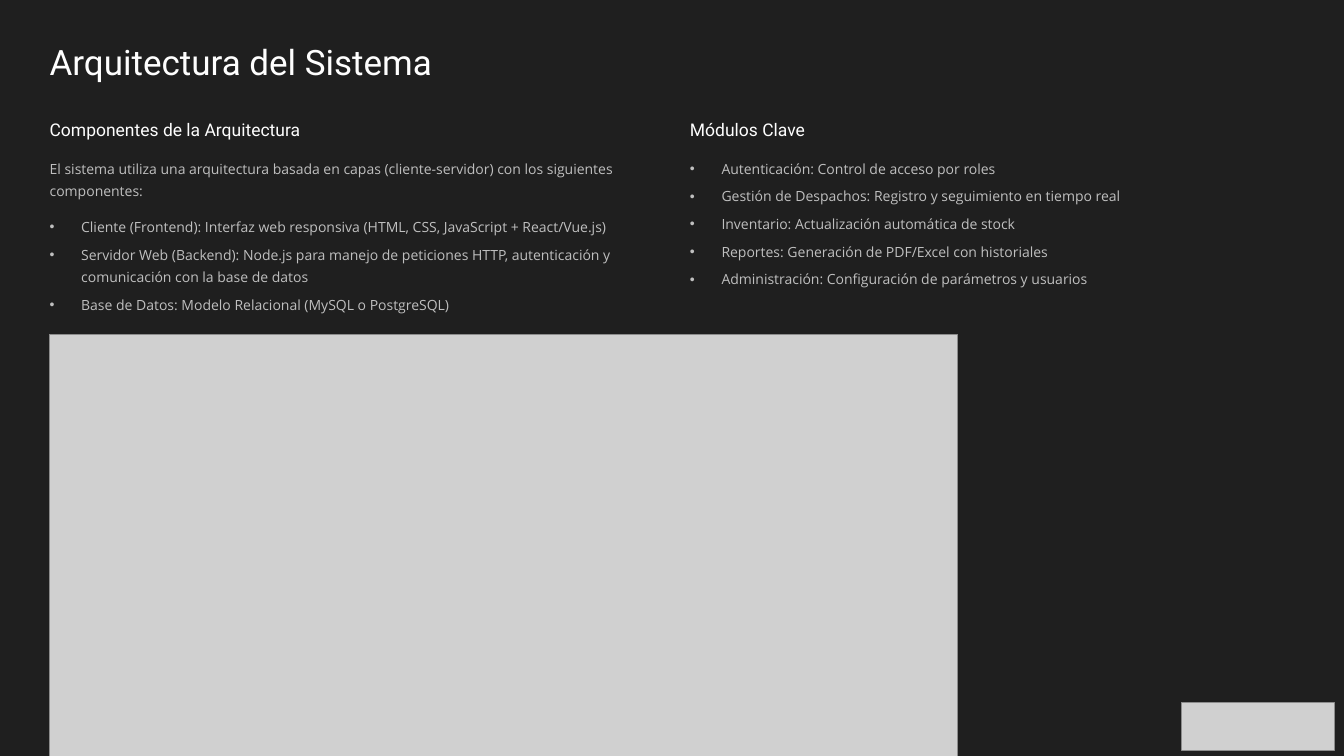
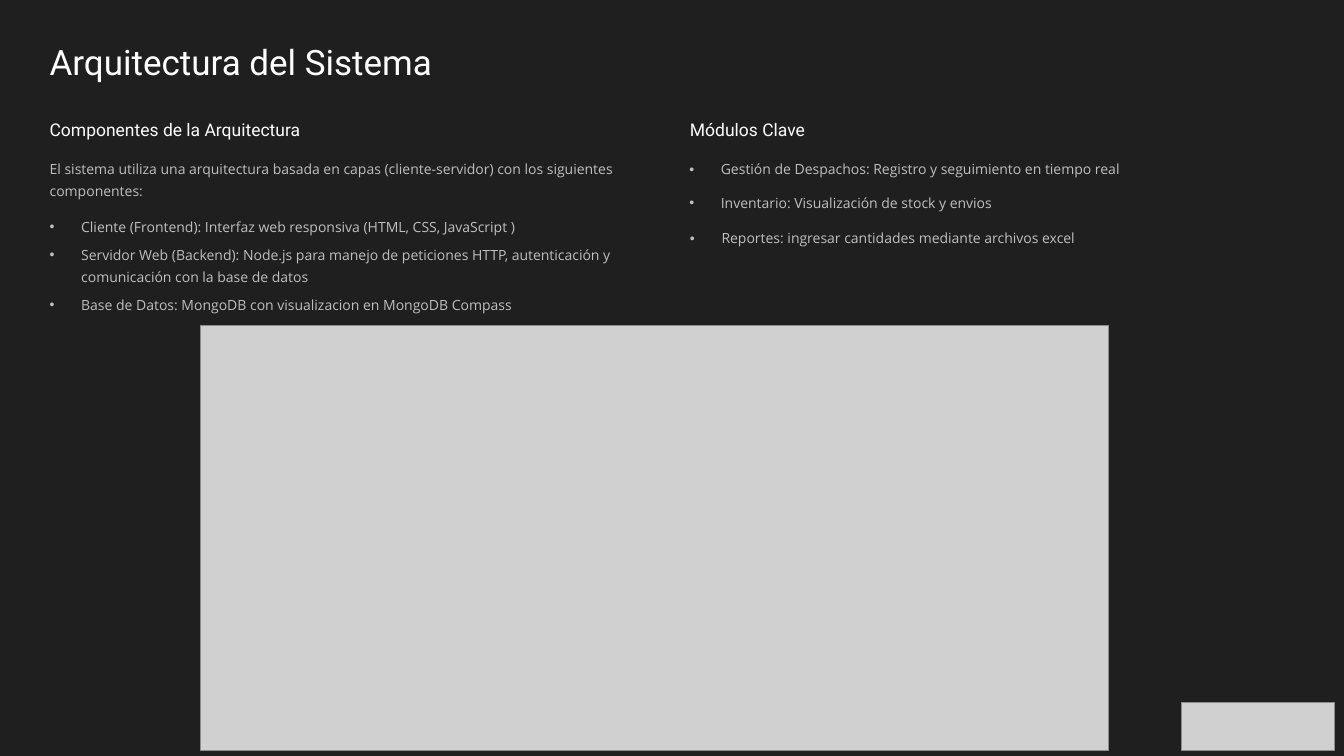
Before and after one commit to MikeBrevis/IACC_Examen_Final, a slide deck: slide 9 of MichelBrevis-Presentación examen final.pptx. Drawn at 1344x756 pixels with LibreOffice and Linux fonts; fonts in the diff are those of the drawing; grey boxes stand for pictures; background and template pictures are left out. Boxes give left, top, right and bottom in pixels: in the first picture for what was removed or moved away, otherwise in the second. Text is boxed around its words. In the diff, an @@ line names an element or a change of style, - is before the commit and + after.

Commit message:
Update ppt

```diff
--- a/MichelBrevis-Presentación examen final.pptx
+++ b/MichelBrevis-Presentación examen final.pptx
@@ text "Gestión de Despachos: Registro y ..." moved from (x1=722, y1=190, x2=1121, y2=205) to (x1=721, y1=163, x2=1120, y2=178) @@
@@ text removed at (x1=722, y1=163, x2=996, y2=178) @@
-• Autenticación: Control de acceso por roles
@@ text at (x1=721, y1=197, x2=992, y2=212): text changed @@
-• Inventario: Actualización automática de stock
+• Inventario: Visualización de stock y envios
@@ text at (x1=81, y1=221, x2=507, y2=236): text changed @@
-• Cliente (Frontend): Interfaz web responsiva (HTML, CSS, JavaScript + React/Vue.js)
+• Cliente (Frontend): Interfaz web responsiva (HTML, CSS, JavaScript )
@@ text at (x1=722, y1=232, x2=1075, y2=247): text changed @@
-• Reportes: Generación de PDF/Excel con historiales
+• Reportes: ingresar cantidades mediante archivos excel
@@ text at (x1=81, y1=299, x2=512, y2=314): text changed @@
-• Base de Datos: Modelo Relacional (MySQL o PostgreSQL)
+• Base de Datos: MongoDB con visualizacion en MongoDB Compass
@@ text removed at (x1=722, y1=273, x2=1087, y2=288) @@
-• Administración: Configuración de parámetros y usuarios
@@ picture moved from (x1=50, y1=334, x2=958, y2=756) to (x1=201, y1=326, x2=1109, y2=750) @@
```
Also in this commit, not shown: 3 other slides changed, 2 slides added, 4 slides removed.
